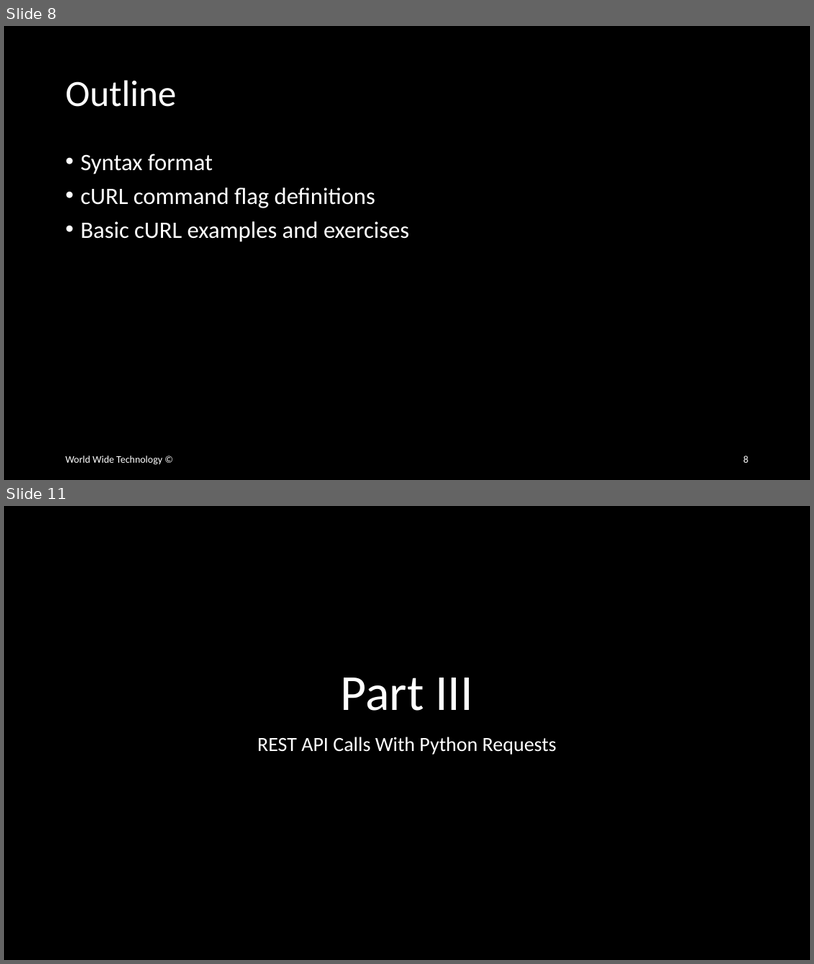
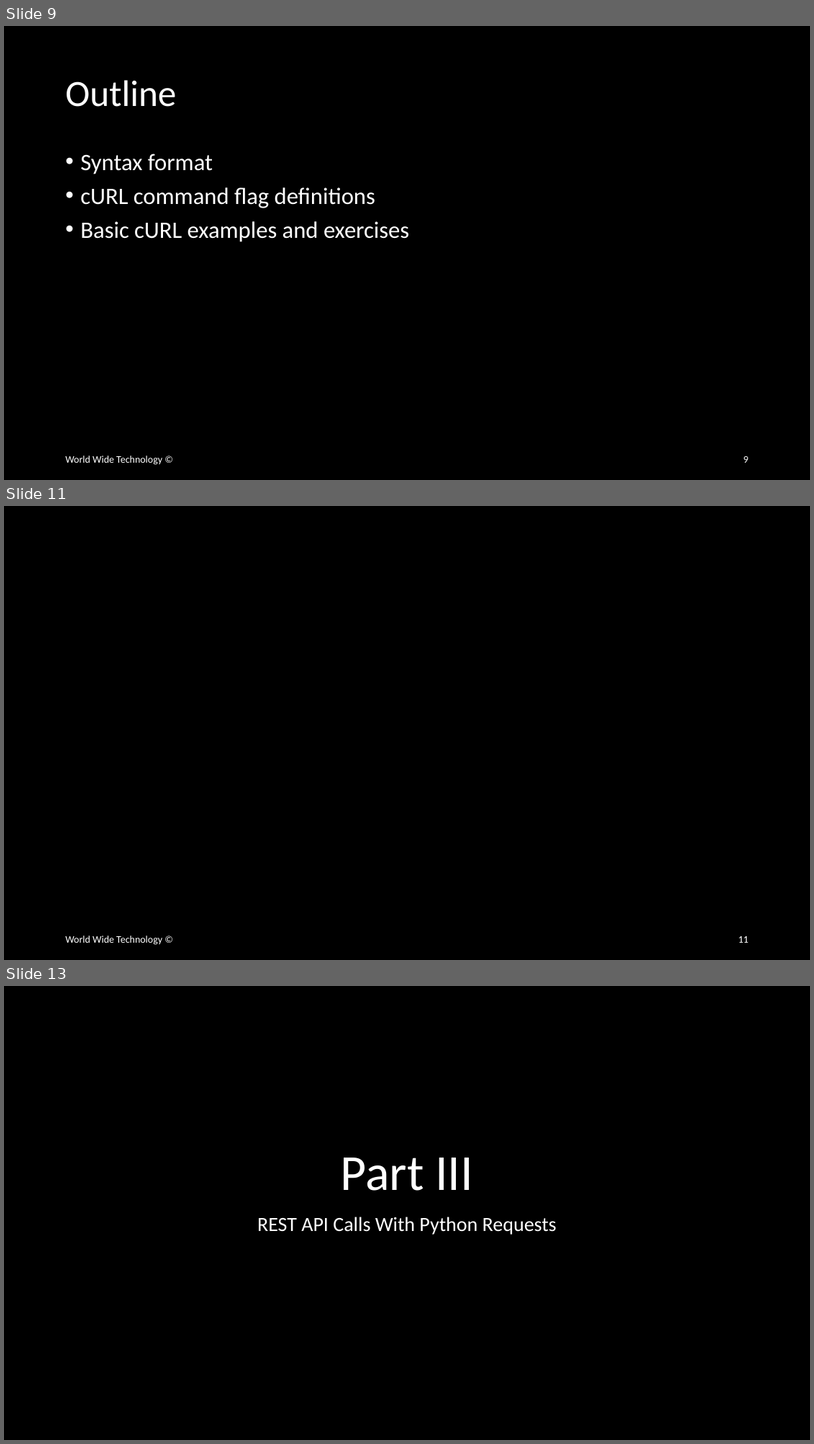
Before and after one commit to wwt/curl-requests-foundations, a slide deck: curl-requests-foundations.pptx. Shown one above the other, each under a label of ours: slides 8 and 11 before the commit, slides 9, 11 and 13 after it; the slides between them are not shown. The pictures are 814x964 and 814x1444 pixels, drawn with LibreOffice and Linux fonts; fonts in the diff are those of the drawing. Boxes give left, top, right and bottom in pixels: in the first picture for what was removed or moved away, otherwise in the second. Text is boxed around its words. In the diff, an @@ line names an element or a change of style, - is before the commit and + after.

```diff
--- a/curl-requests-foundations.pptx
+++ b/curl-requests-foundations.pptx
@@ slide 11 added at box(4, 506, 810, 960), background #000000 @@
@@ text added at box(65, 935, 162, 944), 12 pt, text #FFFFFF @@
+World Wide Technology ©
@@ page number added at box(738, 936, 748, 942), 12 pt, text #FFFFFF @@
+11
@@ what was slide 8 is now slide 9 @@
@@ page number at box(743, 456, 748, 462): text changed @@
-8
+9
@@ what was slide 11 is now slide 13 @@
```
Also in this commit, not shown: 2 slides changed, 1 other slide added.
